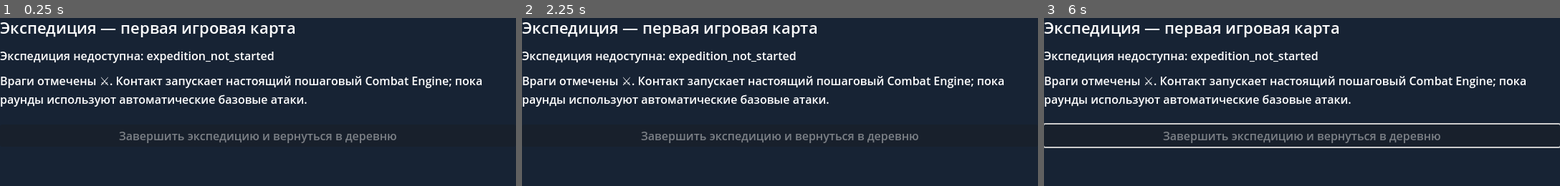
Above: before the commit, frames 1-3 (left to right).
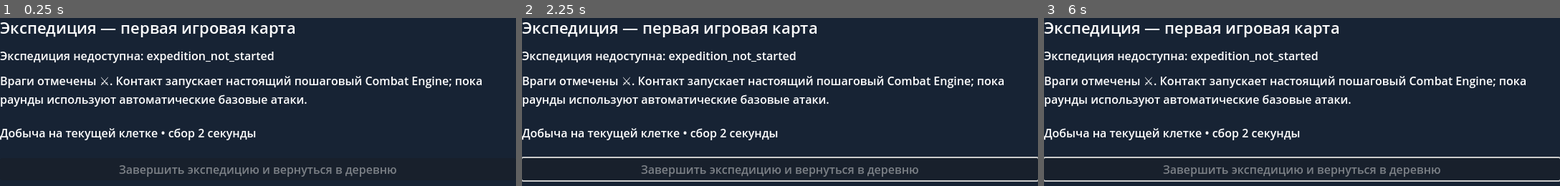
Above: after the commit, the same moments.

Repository: Archoniou1987/Battle-of-Artheon
Game: Godot game, scene res://scenes/main/solo_live_map.tscn
Two runs of this game, one before a commit and one after it. Both use one fixed random seed, a clock stepped at 60 frames per second and the inputs below. This scene is started directly instead of the project's main scene.
Inputs (mouse positions are in pixels of both pictures, inside the frame that each line leads up to):
- Up to frame 1 (0.25 s): no input
- Up to frame 2 (2.25 s): tap Enter at 0.5, 2 s; move the mouse to (outside the picture) at 0.52 s; click (outside the picture) at 0.67 s; tap Space at 1.25 s; drag from (outside the picture) to (outside the picture) at 1.27 s; move the mouse to (831, 160) at 2.02 s; click (831, 160) at 2.17 s
- Up to frame 3 (6 s): tap Space at 2.75, 4.25 s; drag from (outside the picture) to (outside the picture) at 2.77 s; tap Enter at 3.5 s; move the mouse to (outside the picture) at 3.52 s; click (outside the picture) at 3.67 s; drag from (outside the picture) to (1224, 145) at 4.27 s; move the mouse to (outside the picture) at 5.02 s; click (outside the picture) at 5.17 s; drag from (1224, 145) to (outside the picture) at 5.77 s

The runs differ from the first frame. In frame 1, 3.3% of the frame differs, in the area x 0-77%, y 65-95%; in frame 2, 5.0%; in frame 3, 6.7%, in the area x 0-100%, y 62-98%.

Commit message:
feat(solo ui): show ground loot and pick up items with two-second progress

Diff:
--- a/scenes/main/solo_live_map.gd
+++ b/scenes/main/solo_live_map.gd
@@ -12,6 +12,9 @@
 var live_combat: SoloLiveNpcCombat
 var round_button: Button
 var return_button: Button
+var ground_list: VBoxContainer
+var pickup_ticket: String = ""
+var pickup_active: bool = false
 
 func _ready() -> void:
 	var id := SoloTownExpeditionBridge.expedition_id_for_player(PLAYER)
@@ -65,6 +68,11 @@
 	tile_container = GridContainer.new()
 	tile_container.columns = SoloLiveMapSession.WIDTH
 	root.add_child(tile_container)
+	var ground_heading := Label.new()
+	ground_heading.text = "Добыча на текущей клетке • сбор 2 секунды"
+	root.add_child(ground_heading)
+	ground_list = VBoxContainer.new()
+	root.add_child(ground_list)
 	round_button = Button.new()
 	round_button.text = "Следующий раунд"
 	round_button.visible = false
@@ -83,6 +91,22 @@
 	if session == null:
 		return
 	_set_status("Позиция: %s   •   Персонаж: %s" % [str(session.expedition.player_position),session.character.display_name])
+	for node in ground_list.get_children():
+		ground_list.remove_child(node)
+		node.queue_free()
+	var on_ground := session.visible_ground_items()
+	for entry in on_ground:
+		var item_id := String(entry.get("instance_id",""))
+		var item: Dictionary = session.repository.get_item(item_id)
+		var pickup_button := Button.new()
+		pickup_button.text = "Подобрать • " + String(item.get("name",item.get("display_name",item_id)))
+		pickup_button.disabled = pickup_active or live_combat != null or FileAccess.file_exists(MANIFEST)
+		pickup_button.pressed.connect(_pickup_item.bind(item_id))
+		ground_list.add_child(pickup_button)
+	if on_ground.is_empty():
+		var empty := Label.new()
+		empty.text = "Здесь нет доступной добычи."
+		ground_list.add_child(empty)
 	for n in tile_container.get_children():
 		tile_container.remove_child(n)
 		n.queue_free()
@@ -99,12 +123,12 @@
 				btn.text = "·"
 			else:
 				btn.text = " "
-			btn.disabled = live_combat != null or FileAccess.file_exists(MANIFEST) or HexGrid.distance(session.expedition.player_position,pos) != 1
+			btn.disabled = pickup_active or live_combat != null or FileAccess.file_exists(MANIFEST) or HexGrid.distance(session.expedition.player_position,pos) != 1
 			btn.pressed.connect(_move.bind(pos))
 			tile_container.add_child(btn)
 
 func _move(target: Vector2i) -> void:
-	if session == null or live_combat != null or FileAccess.file_exists(MANIFEST):
+	if session == null or pickup_active or live_combat != null or FileAccess.file_exists(MANIFEST):
 		return
 	var moved := session.move_one_step(target)
 	if not bool(moved.get("ok",false)):
@@ -116,6 +140,8 @@
 	_refresh()
 
 func _start_combat(cell: Vector2i) -> void:
+	if pickup_active:
+		return
 	var result := SoloLiveNpcCombat.start(session,cell)
 	if not bool(result.get("ok",false)):
 		# A failed start can still own a durable manifest. Do not visually
@@ -162,8 +188,37 @@
 	else:
 		_set_status("Раунд "+str(step.get("round",0))+" завершён и сохранён.")
 
+func _pickup_item(item_id: String) -> void:
+	if session == null or pickup_active or live_combat != null or FileAccess.file_exists(MANIFEST):
+		return
+	var began := session.begin_ground_pickup(item_id)
+	if not bool(began.get("ok",false)):
+		_set_status("Сбор отклонён: "+String(began.get("reason","unknown")))
+		return
+	pickup_ticket = String(began["ticket"])
+	pickup_active = true
+	return_button.disabled = true
+	var current_session := session
+	_refresh()
+	_set_status("Собираем предмет: 2 секунды.")
+	await get_tree().create_timer(float(SoloLiveMapSession.SOLO_PICKUP_SECONDS)).timeout
+	if not is_inside_tree():
+		return
+	if current_session != session or not pickup_active or pickup_ticket.is_empty():
+		return
+	var ticket := pickup_ticket
+	pickup_ticket = ""
+	pickup_active = false
+	var collected := session.finish_ground_pickup(ticket)
+	return_button.disabled = FileAccess.file_exists(MANIFEST) or live_combat != null
+	_refresh()
+	if bool(collected.get("ok",false)):
+		_set_status("Предмет добавлен в инвентарь и сохранён: "+String(collected["instance_id"]))
+	else:
+		_set_status("Сбор не завершён: "+String(collected.get("reason","unknown")))
+
 func _return_town() -> void:
-	if session == null or live_combat != null or FileAccess.file_exists(MANIFEST):
+	if session == null or pickup_active or live_combat != null or FileAccess.file_exists(MANIFEST):
 		return
 	var result := session.return_to_town(TOWN)
 	if not bool(result.get("ok",false)):
